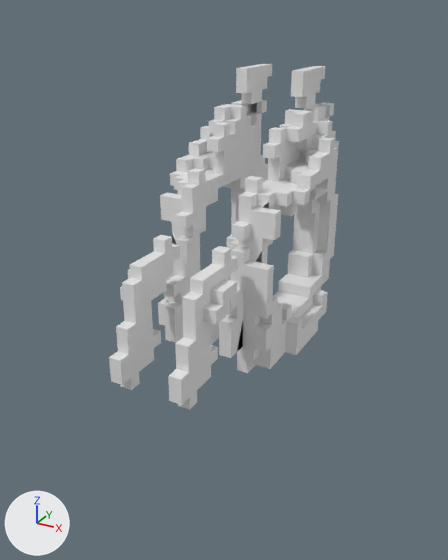
What one commit did to the FBX model Assets/Mafas/All_Nexus/Teabag_Nexus/Teabag_mesh/Teabag_Base02_1.fbx.
Camera for both pictures: a camera (50 mm lens) standing at (2.25, -4.54, 1.86) and looking at (-0.11, -0.25, -0.28). The lights are fixed; the arrows at lower left show +X, +Y and +Z. Vertices at the same position are counted once.

The first picture shows 'Teabag_Base02_1'.
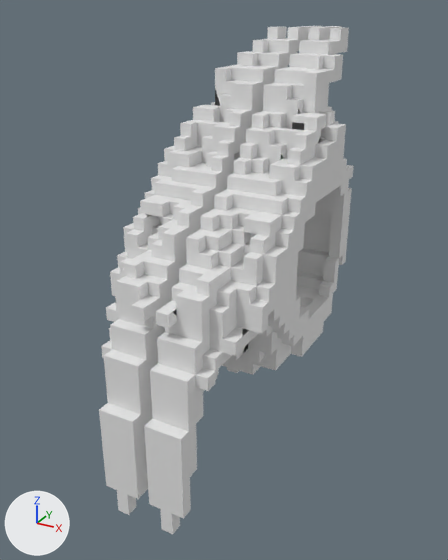
Pixel boxes (x1, y1, x2, y2) of what changed, in the pictures (448 x 560 px):
'Teabag_Base02_1', reshaped, turned: before (109, 64, 339, 409); after (99, 26, 354, 534)
part 1 of me_objobject_033, rebuilt (95% wider, 74% taller): before (158, 64, 272, 344); after (99, 26, 322, 515)
part 2 of me_objobject_033, rebuilt (74% wider, 65% taller): before (219, 66, 339, 373); after (144, 26, 354, 534)
part 3 of me_objobject_033, deleted: before (109, 235, 180, 390)
part 4 of me_objobject_033, deleted: before (168, 246, 238, 409)

The change in detail:
me_objobject_033 is used by ob_teabag_base02_1; location (0.0, 0.0, 0.0); rotation (-3.142, 0.0, 0.0), in degrees (-180, 0, 0); scale (0.01, 0.01, 0.01).
me_objobject_033 had 962 vertices, 630 faces and spanned x -60.0..60.0, y -90.0..160.0, z -140.0..100.0.
me_objobject_033 now has 1880 vertices, 1352 faces and spans x -65.0..65.0, y -170.0..170.0, z -160.0..170.0.
me_objobject_033 part 1: the loose piece of 410 vertices spanning x -60.0..-20.0, y -90.0..90.0, z -140.0..100.0 is rebuilt with 940 vertices and now spans x -65.0..-5.0, y -170.0..170.0, z -160.0..170.0.
me_objobject_033 part 2: the loose piece of 410 vertices spanning x 20.0..60.0, y -90.0..90.0, z -140.0..100.0 is rebuilt with 940 vertices and now spans x 5.0..65.0, y -170.0..170.0, z -160.0..170.0.
me_objobject_033 part 3: the loose piece of 71 vertices spanning x -40.0..-20.0, y 80.0..160.0, z -30.0..70.0 is deleted.
me_objobject_033 part 4: the loose piece of 71 vertices spanning x 20.0..40.0, y 80.0..160.0, z -30.0..70.0 is deleted.
Object 'Teabag_Base02_1' (ob_teabag_base02_1) turns from (-180, 0, 0) to (90, 0, 0) degrees about x, y and z.
